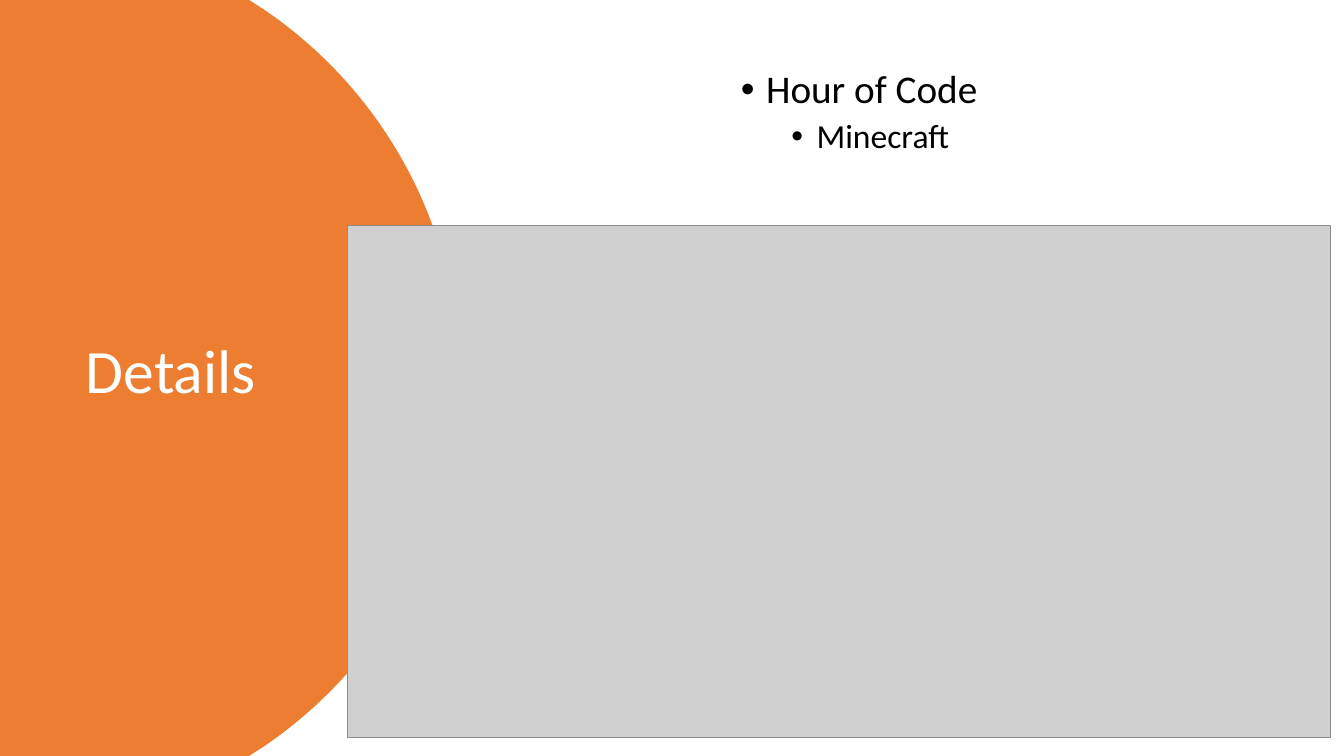
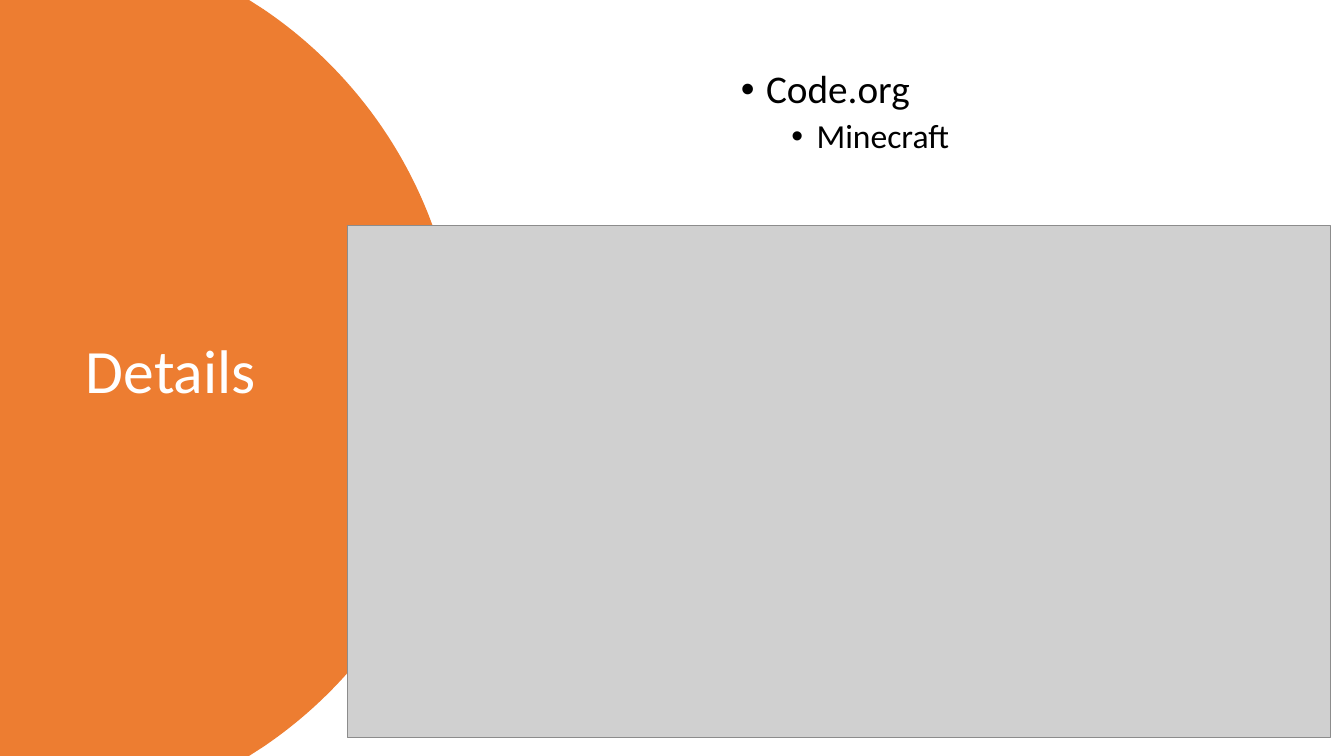
Before and after one commit to kevmoens/ThatConference2022, a slide deck: slide 9 of ThatConference2022.pptx. Drawn at 1344x756 pixels with LibreOffice and Linux fonts; fonts in the diff are those of the drawing; grey boxes stand for pictures. Boxes give left, top, right and bottom in pixels: in the first picture for what was removed or moved away, otherwise in the second. Text is boxed around its words. In the diff, an @@ line names an element or a change of style, - is before the commit and + after.

```diff
--- a/ThatConference2022.pptx
+++ b/ThatConference2022.pptx
@@ text at [766, 75, 910, 110]: text changed @@
-• Hour of Code
+• Code.org
```
Also in this commit, not shown: 4 other slides changed, 1 other file.
